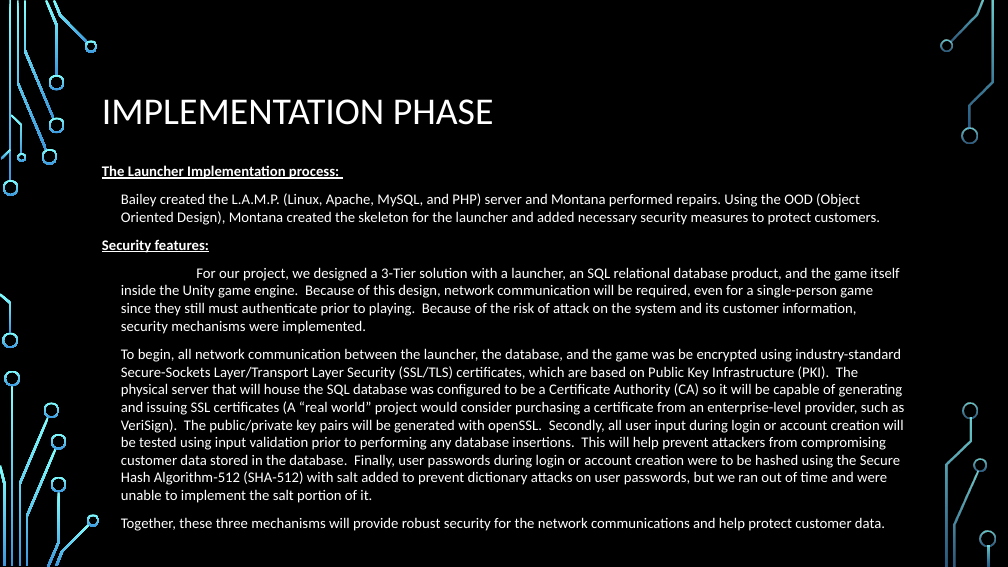
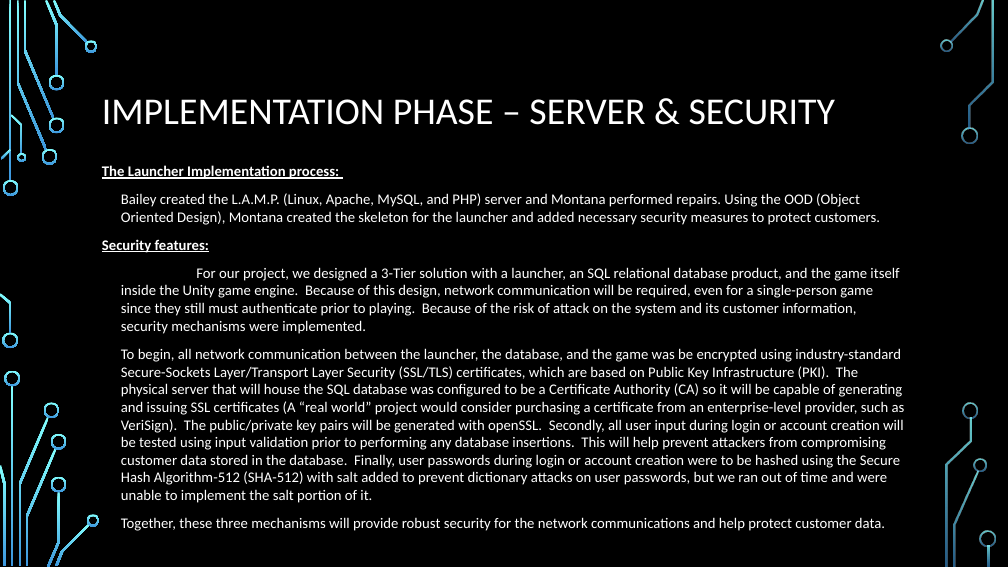
Before and after one commit to Team7-SoftEng/Asset-Development, a slide deck: slide 9 of Gate of GAbethulu.pptx (slide 7 before the commit). Drawn at 1008x567 pixels with LibreOffice and Linux fonts; fonts in the diff are those of the drawing; background and template pictures are left out. Boxes give left, top, right and bottom in pixels: in the first picture for what was removed or moved away, otherwise in the second. Text is boxed around its words. In the diff, an @@ line names an element or a change of style, - is before the commit and + after.

```diff
--- a/Gate of GAbethulu.pptx
+++ b/Gate of GAbethulu.pptx
@@ title at [102, 99, 836, 125]: text changed @@
-IMPLEMENTATION PHASE
+IMPLEMENTATION PHASE – SERVER & SECURITY
```
Also in this commit, not shown: 6 other slides changed, 2 slides added.
